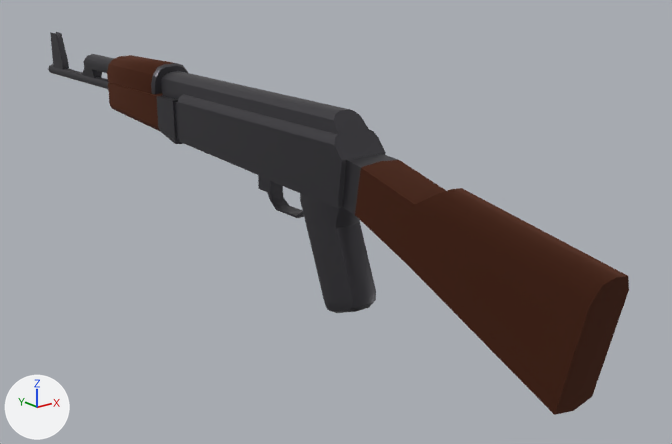
One commit to the Blender file assets/models/mox47_12.blend: the scene before it, then after it.
Rendered twice from a 50 mm camera at (-0.472, -0.747, 0.319) aimed at (0.072, -0.066, 0.047). The lights are fixed; the arrows at lower left show +X, +Y and +Z.

In view in the first picture: 'gun'.
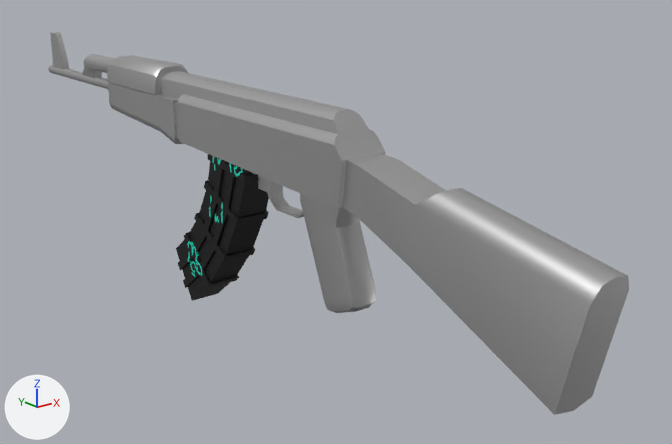
What changed in the scene script:
```text
Add img_mag2:
    img_mag2 = load_image('mag2', '_unpacked/mag2', 512, 512, 'sRGB')
Change mat_material:
    mat_material.base_color: (0.0733, 0.0705, 0.0796) -> (0.5, 0.5, 0.5)  # dark grey #4d4b50 -> grey #bcbcbc
Add mat_material_003:
    mat_material_003 = principled_material('Material.003')
    mat_material_003.texture = img_mag2
Change me_cube_003:
    where me_cube_003.from_pydata(...)  # 343 vertices, 288 faces; spans x -0.023..0.0, y -0.433..0.433, z -0.136..0.055
    used by ob_gun; location = (0.0, 0.0, 0.14)
    me_cube_003 part 1: all 23 faces that had it switch from mat_material_001 (brown #6b4232) to mat_material (grey #bcbcbc)
Add me_plane_001:
    me_plane_001.from_pydata(...)  # 164 vertices, 139 faces; spans x -0.018..0.0, y -0.033..0.11, z -0.197..0.0
    me_plane_001.polygons.foreach_set('use_smooth', [True] * 139)
    me_plane_001.materials.append(mat_material_003)  # picture img_mag2
Add ob_mag_001:
    ob_mag_001 = bpy.data.objects.new('mag.001', me_plane_001)
    ob_mag_001.location = (0.0, -0.0115, 0.14)
    _m = ob_mag_001.modifiers.new('Mirror', 'MIRROR')
    _m.use_clip = True
```

Changed parts and their boxes (x1, y1, x2, y2) in the pictures (672 x 444 px):
'gun', recoloured
    both: (48, 32, 629, 415)
'mag.001', added (black)
    after: (176, 154, 269, 301)
part 1 of me_cube_003, recoloured (brown to grey)
    both: (107, 55, 629, 415)
